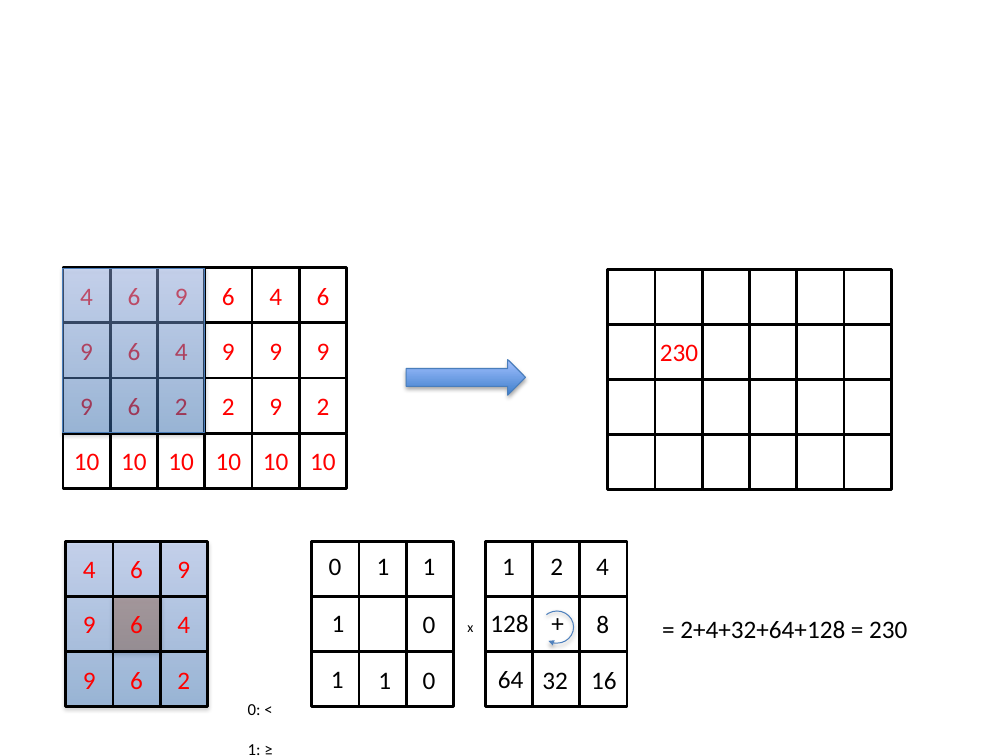
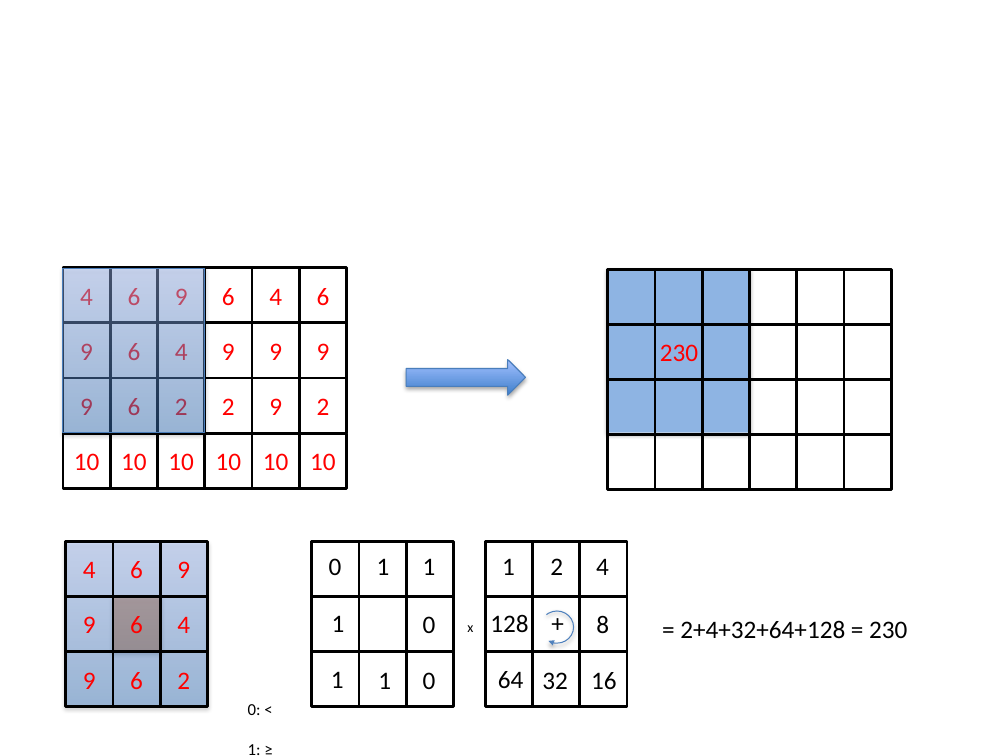
Before and after one commit to domingomery/patrones, a slide deck: slide 20 of clases/Cap02_Extraccion_de_Caracteristicas/presentations/PAT02_LocalBinaryPatterns.pptx. Drawn at 1008x756 pixels with LibreOffice and Linux fonts; fonts in the diff are those of the drawing. Boxes give left, top, right and bottom in pixels: in the first picture for what was removed or moved away, otherwise in the second. Text is boxed around its words. In the diff, an @@ line names an element or a change of style, - is before the commit and + after.

```diff
--- a/clases/Cap02_Extraccion_de_Caracteristicas/presentations/PAT02_LocalBinaryPatterns.pptx
+++ b/clases/Cap02_Extraccion_de_Caracteristicas/presentations/PAT02_LocalBinaryPatterns.pptx
@@ rectangle added at box(608, 269, 750, 432), fill #8EB4E3, outline #B9CDE5 0.75 pt @@
```
Also in this commit, not shown: 3 other slides changed, 2 other files.
